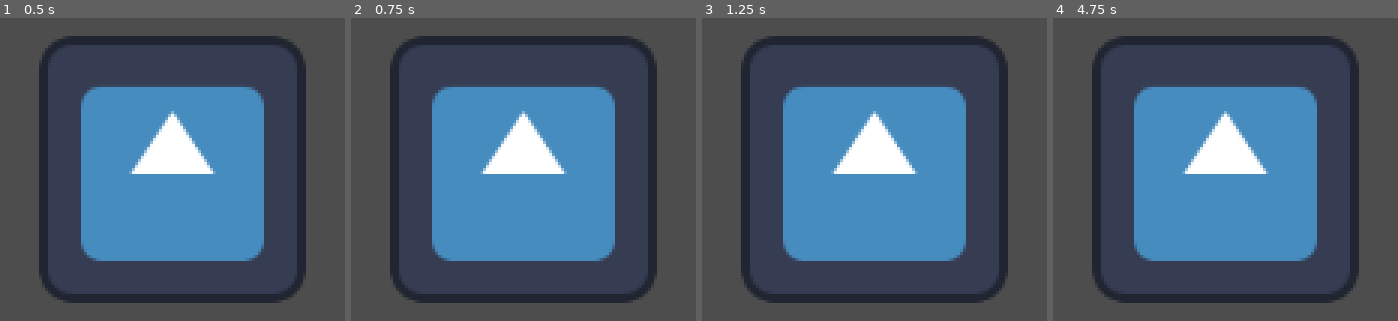
Above: before the commit, frames 1-4 (left to right).
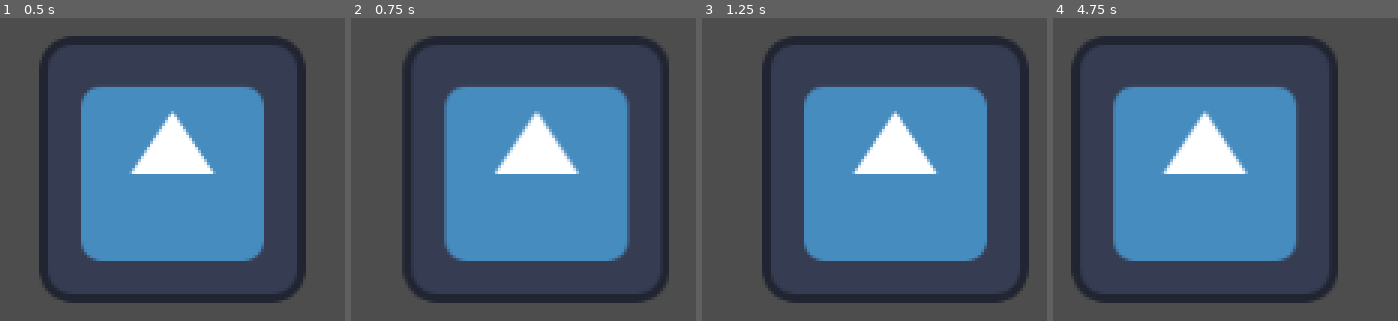
Above: after the commit, the same moments.

Repository: newplayer4868/Godot_Edu
Game: Godot game, scene res://step2/3rd/New3Rd.tscn
Two runs of this game, one before a commit and one after it. Both use one fixed random seed, a clock stepped at 60 frames per second and the inputs below. This scene is started directly instead of the project's main scene. The engine's default icon, where the game draws it, is replaced by a stand-in: a white triangle on a blue panel in a dark square.
Inputs (mouse positions are in pixels of both pictures, inside the frame that each line leads up to):
- Up to frame 1 (0.5 s): no input
- Up to frame 2 (0.75 s): tap Enter (ui_accept) at 0.5 s; move the mouse to (outside the picture) at 0.52 s; press the mouse at (outside the picture) at 0.53 s; hold Right (ui_right) from 0.53 s (still down)
- Up to frame 3 (1.25 s): keep holding Right (ui_right); tap Enter (ui_accept) at 0.77 s
- Up to frame 4 (4.75 s): tap Enter (ui_accept) at 1.25, 1.52, 2, 3.02, 3.5, 3.77, 4.25, 4.52 s; move the mouse to (outside the picture) at 1.27 s; release the mouse at (outside the picture) at 1.28 s; click (outside the picture) at 1.35 s; move the mouse to (outside the picture) at 2.02 s; release Right (ui_right) at 2.03 s; press the mouse at (outside the picture) at 2.03 s; hold Left (ui_left) 2.03-2.78 s; move the mouse to (outside the picture) at 2.77 s; release the mouse at (outside the picture) at 2.78 s; hold Right (ui_right) 2.78-4.28 s; click (outside the picture) at 2.85 s; move the mouse to (outside the picture) at 3.52 s; press the mouse at (outside the picture) at 3.53 s; move the mouse to (outside the picture) at 4.27 s; release the mouse at (outside the picture) at 4.28 s; hold Left (ui_left) from 4.28 s (still down); click (outside the picture) at 4.35 s

Frame 1 is identical in both runs. In frame 2, 16% of the frame differs, in the area x 11-93%, y 5-95%; in frame 3, 19%; in frame 4, 20%, in the area x 5-89%, y 5-95%.

Commit message:
3주차 리트라이 애니트리-애니 플레이어 세트고/ 카메라 알겠고/ 트리 루트< 얜 뭐지 /상태 머신< 계속 쓸예정임?

Diff:
--- a/step2/3rd/New3Rd.tscn
+++ b/step2/3rd/New3Rd.tscn
@@ -3,8 +3,156 @@
 [ext_resource type="Script" uid="uid://ncbcc4uep5j3" path="res://step2/3rd/new_3_rd.gd" id="1_2nup5"]
 [ext_resource type="Texture2D" uid="uid://d35jknfm1phk6" path="res://icon.svg" id="1_ahxck"]
 
-[node name="New3Rd" type="Camera2D" unique_id=337285533]
+[sub_resource type="AnimationNodeAnimation" id="AnimationNodeAnimation_2nup5"]
+animation = &"Idle"
+
+[sub_resource type="AnimationNodeAnimation" id="AnimationNodeAnimation_y5178"]
+animation = &"Up"
+
+[sub_resource type="AnimationNodeAnimation" id="AnimationNodeAnimation_kn6yp"]
+animation = &"Down"
+
+[sub_resource type="AnimationNodeAnimation" id="AnimationNodeAnimation_ao70r"]
+animation = &"Right"
+
+[sub_resource type="AnimationNodeAnimation" id="AnimationNodeAnimation_jr1yr"]
+animation = &"Left"
+
+[sub_resource type="AnimationNodeBlendSpace2D" id="AnimationNodeBlendSpace2D_068is"]
+blend_point_0/node = SubResource("AnimationNodeAnimation_2nup5")
+blend_point_0/pos = Vector2(0, 0)
+blend_point_1/node = SubResource("AnimationNodeAnimation_y5178")
+blend_point_1/pos = Vector2(0, 1)
+blend_point_2/node = SubResource("AnimationNodeAnimation_kn6yp")
+blend_point_2/pos = Vector2(0, -1)
+blend_point_3/node = SubResource("AnimationNodeAnimation_ao70r")
+blend_point_3/pos = Vector2(1, 0)
+blend_point_4/node = SubResource("AnimationNodeAnimation_jr1yr")
+blend_point_4/pos = Vector2(-1, 0)
+
+[sub_resource type="AnimationNodeStateMachineTransition" id="AnimationNodeStateMachineTransition_ml2li"]
+advance_mode = 2
+
+[sub_resource type="AnimationNodeStateMachine" id="AnimationNodeStateMachine_elsm0"]
+states/Move/node = SubResource("AnimationNodeBlendSpace2D_068is")
+states/Move/position = Vector2(418, 90)
+transitions = ["Start", "Move", SubResource("AnimationNodeStateMachineTransition_ml2li")]
+
+[sub_resource type="Animation" id="Animation_ml2li"]
+resource_name = "Down"
+tracks/0/type = "value"
+tracks/0/imported = false
+tracks/0/enabled = true
+tracks/0/path = NodePath("Icon:position")
+tracks/0/interp = 1
+tracks/0/loop_wrap = true
+tracks/0/keys = {
+"times": PackedFloat32Array(0, 1),
+"transitions": PackedFloat32Array(1, 1),
+"update": 0,
+"values": [Vector2(0, 0), Vector2(0, -10)]
+}
+
+[sub_resource type="Animation" id="Animation_elsm0"]
+resource_name = "Idle"
+tracks/0/type = "value"
+tracks/0/imported = false
+tracks/0/enabled = true
+tracks/0/path = NodePath("Icon:position")
+tracks/0/interp = 1
+tracks/0/loop_wrap = true
+tracks/0/keys = {
+"times": PackedFloat32Array(0),
+"transitions": PackedFloat32Array(1),
+"update": 0,
+"values": [Vector2(0, 0)]
+}
+
+[sub_resource type="Animation" id="Animation_57shy"]
+resource_name = "Left"
+tracks/0/type = "value"
+tracks/0/imported = false
+tracks/0/enabled = true
+tracks/0/path = NodePath("Icon:position")
+tracks/0/interp = 1
+tracks/0/loop_wrap = true
+tracks/0/keys = {
+"times": PackedFloat32Array(0, 1),
+"transitions": PackedFloat32Array(1, 1),
+"update": 0,
+"values": [Vector2(0, 0), Vector2(-10, 0)]
+}
+
+[sub_resource type="Animation" id="Animation_3wa3h"]
+length = 0.001
+tracks/0/type = "value"
+tracks/0/imported = false
+tracks/0/enabled = true
+tracks/0/path = NodePath("Icon:position")
+tracks/0/interp = 1
+tracks/0/loop_wrap = true
+tracks/0/keys = {
+"times": PackedFloat32Array(0),
+"transitions": PackedFloat32Array(1),
+"update": 0,
+"values": [Vector2(0, 0)]
+}
+
+[sub_resource type="Animation" id="Animation_px64o"]
+resource_name = "Right"
+tracks/0/type = "value"
+tracks/0/imported = false
+tracks/0/enabled = true
+tracks/0/path = NodePath("Icon:position")
+tracks/0/interp = 1
+tracks/0/loop_wrap = true
+tracks/0/keys = {
+"times": PackedFloat32Array(0, 1),
+"transitions": PackedFloat32Array(1, 1),
+"update": 0,
+"values": [Vector2(0, 0), Vector2(10, 0)]
+}
+
+[sub_resource type="Animation" id="Animation_iy5na"]
+resource_name = "Up"
+tracks/0/type = "value"
+tracks/0/imported = false
+tracks/0/enabled = true
+tracks/0/path = NodePath("Icon:position")
+tracks/0/interp = 1
+tracks/0/loop_wrap = true
+tracks/0/keys = {
+"times": PackedFloat32Array(0, 1),
+"transitions": PackedFloat32Array(1, 1),
+"update": 0,
+"values": [Vector2(0, 0), Vector2(0, 10)]
+}
+
+[sub_resource type="AnimationLibrary" id="AnimationLibrary_uji1q"]
+_data = {
+&"Down": SubResource("Animation_ml2li"),
+&"Idle": SubResource("Animation_elsm0"),
+&"Left": SubResource("Animation_57shy"),
+&"RESET": SubResource("Animation_3wa3h"),
+&"Right": SubResource("Animation_px64o"),
+&"Up": SubResource("Animation_iy5na")
+}
+
+[node name="Node2D" type="Node2D" unique_id=932745713]
 script = ExtResource("1_2nup5")
 
-[node name="Icon" type="Sprite2D" parent="." unique_id=97470962]
+[node name="Camera2D" type="Camera2D" parent="." unique_id=1170644897]
+
+[node name="Icon" type="Sprite2D" parent="." unique_id=620868931]
 texture = ExtResource("1_ahxck")
+
+[node name="AnimationTree" type="AnimationTree" parent="." unique_id=279871082]
+callback_mode_process = 0
+tree_root = SubResource("AnimationNodeStateMachine_elsm0")
+anim_player = NodePath("AnimationPlayer")
+parameters/Move/blend_position = Vector2(0, 0)
+
+[node name="AnimationPlayer" type="AnimationPlayer" parent="AnimationTree" unique_id=1906739799]
+editor_description = "hi"
+root_node = NodePath("../..")
+libraries/ = SubResource("AnimationLibrary_uji1q")
--- a/step2/3rd/new_3_rd.gd
+++ b/step2/3rd/new_3_rd.gd
@@ -1,11 +1,21 @@
-extends Camera2D
+extends Node2D
+
+@onready var anim_tree = $AnimationTree
+@onready var anim_player = $AnimationTree/AnimationPlayer
+
+var target_input = Vector2.ZERO
+var current_input = Vector2.ZERO
 
 
-# Called when the node enters the scene tree for the first time.
-func _ready():
-	pass # Replace with function body.
+const LERP_SPEED = 10.0
+func _process(delta):
+	target_input = Input.get_vector("ui_left", "ui_right", "ui_up", "ui_down")
+	current_input = current_input.lerp(target_input, delta * LERP_SPEED)
 
 
-# Called every frame. 'delta' is the elapsed time since the previous frame.
-func _process(delta):
-	pass
+	anim_tree.set("parameters/Move/blend_position", current_input)
+
+
+	if target_input != Vector2.ZERO:
+		if anim_player:
+			print("현재 재생 애니: ", anim_player.current_animation)
Not shown, changed: step2/3rd/3rd.txt
